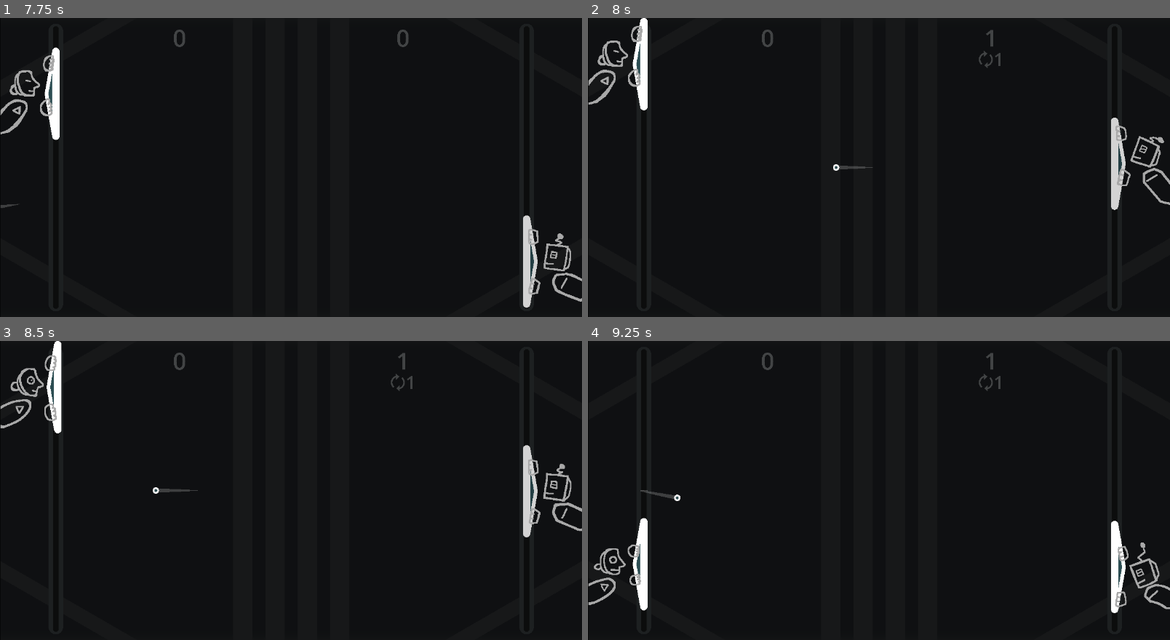
Above: before the commit, frames 1-4 (two rows, left to right).
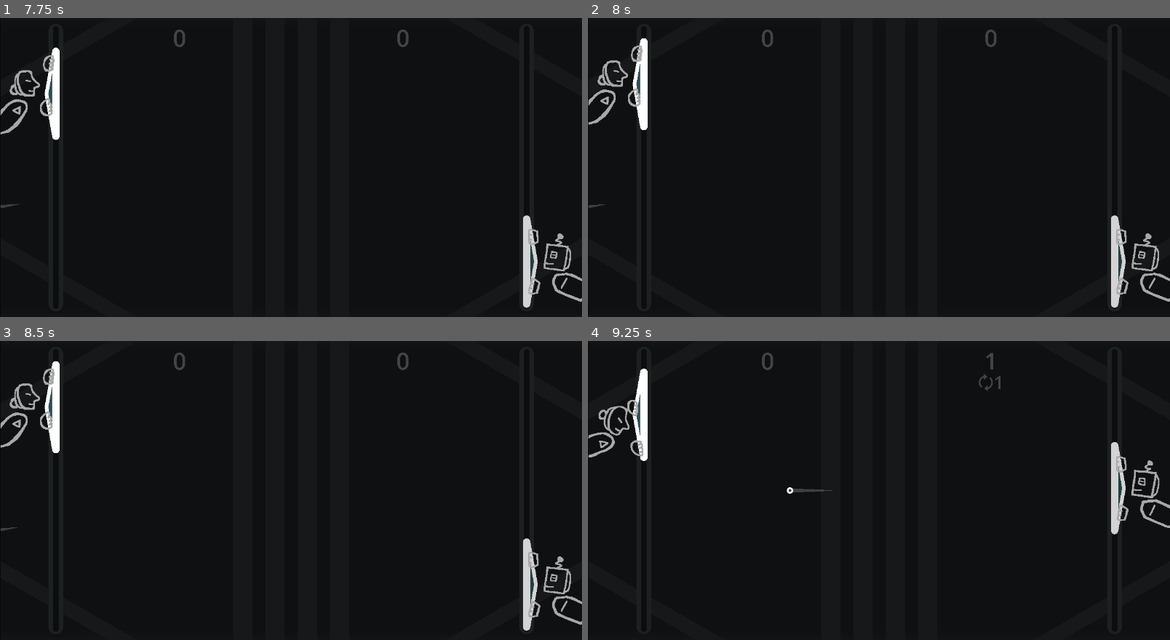
Above: after the commit, the same moments.

Repository: pixerhp/Pixers-Pong
Game: Godot game, scene res://scenes/topscenes/gameplay_topscene.tscn
The game is run twice, just before and just after one commit, with the same random seed, the same clock (stepped at 60 frames per second) and the same inputs.
Inputs (mouse positions are in pixels of both pictures, inside the frame that each line leads up to):
- Up to frame 1 (7.75 s): move the mouse to (419, 152) at 0.52 s; hold D (plr1_bump_right) 0.53-1.28 s; tap Shift (plr1_slow) at 0.6, 2.1, 3.6, 5.85, 7.35 s; click (419, 152) at 0.67 s; move the mouse to (174, 182) at 1.27 s; hold S (plr1_down) 1.28-2.03 s; tap Keypad 0 (plr2_slow) at 1.35, 2.85, 5.1, 6.6 s; move the mouse to (349, 101) at 2.02 s; hold D (plr1_bump_right) 2.03-2.78 s; move the mouse to (261, 227) at 2.77 s; hold W (plr1_up) 2.78-3.53 s; click (261, 227) at 2.92 s; move the mouse to (465, 212) at 3.52 s; hold A (plr1_bump_left) 3.53-4.25 s; tap Escape (pause_escape) at 4.15 s; click "RESUME" at 4.25 s; move the mouse to (116, 122) at 5.02 s; hold A (plr1_bump_left) 5.03-5.78 s; move the mouse to (320, 167) at 5.77 s; hold S (plr1_down) 5.78-6.53 s; click (320, 167) at 5.92 s; move the mouse to (203, 92) at 6.52 s; hold D (plr1_bump_right) 6.53-7.28 s; move the mouse to (419, 152) at 7.27 s; hold W (plr1_up) from 7.28 s (still down)
- Up to frame 2 (8 s): keep holding W (plr1_up)
- Up to frame 3 (8.5 s): move the mouse to (174, 505) at 8.02 s; release W (plr1_up) at 8.03 s; hold D (plr1_bump_right) from 8.03 s (still down); tap Keypad 0 (plr2_slow) at 8.1 s; click (174, 505) at 8.17 s
- Up to frame 4 (9.25 s): move the mouse to (937, 424) at 8.77 s; release D (plr1_bump_right) at 8.78 s; hold S (plr1_down) from 8.78 s (still down); tap Shift (plr1_slow) at 8.85 s

Frame 1 is identical in both runs. In frame 2, 3.3% of the frame differs, in the area x 0-100%, y 0-98%; in frame 3, 3.3%; in frame 4, 3.9%, in the area x 0-100%, y 9-91%.

Commit message:
Add initial winloss reserve infrastructure

Diff:
--- a/scripts/gameplay_script.gd
+++ b/scripts/gameplay_script.gd
@@ -12,6 +12,7 @@
 	if is_game_paused:
 		return
 	checkdo_first_serve()
+	checkdo_winloss_reserve()
 	if not should_handle_regular_gameplay():
 		return
 	handle_paddle_cpu(false, Globals.plr1_cpu_mode)
@@ -57,6 +58,7 @@
 	for i in range(balltrail_times.size()):
 		balltrail_times[i] += paused_duration
 	first_serve_start_time += paused_duration
+	winloss_reserve_start_time == paused_duration
 	total_paused_time += paused_duration
 	is_game_paused = false
 	%PauseMenuContainer.visible = false
@@ -291,26 +293,58 @@
 func handle_first_serve_p2_conclusion():
 	reset_referee()
 
+var winloss_reserve_ball_s_pos: Vector2 = Vector2()
+var winloss_reserve_lpad_s_pos: Vector2 = Vector2()
+var winloss_reserve_rpad_s_pos: Vector2 = Vector2()
+func initiate_winloss_reserve():
+	winloss_reserve_ball_s_pos = %Ball.position
+	winloss_reserve_lpad_s_pos = %LeftPaddle.position
+	winloss_reserve_rpad_s_pos = %RightPaddle.position
+	winloss_reserve_start_time = Time.get_ticks_msec()
+
+var winloss_reserve_start_time: int = -9999999
+func checkdo_winloss_reserve():
+	# Winloss reserve part 1 (plays up until when the ball starts moving):
+	var playthrough: float = proportion_from_range(Time.get_ticks_msec(),
+		winloss_reserve_start_time,
+		winloss_reserve_start_time + WINLOSS_RESERVE_P1_DURATION)
+	if is_in_range_f(playthrough, 0.0, 1.0):
+		winloss_reserve_p1_to_conclude = true
+		handle_winloss_reserve_p1_animation(playthrough)
+		return
+	if winloss_reserve_p1_to_conclude:
+		winloss_reserve_p1_to_conclude = false
+		handle_winloss_reserve_p1_conclusion()
+	# Winloss reserve part 2 (plays after the ball starts moving):
+	playthrough = proportion_from_range(Time.get_ticks_msec(),
+		winloss_reserve_start_time + WINLOSS_RESERVE_P1_DURATION,
+		winloss_reserve_start_time + WINLOSS_RESERVE_P1_DURATION + WINLOSS_RESERVE_P2_DURATION)
+	if is_in_range_f(playthrough, 0.0, 1.0):
+		winloss_reserve_p2_to_conclude = true
+		handle_winloss_reserve_p2_animation(playthrough)
+		return
+	if winloss_reserve_p2_to_conclude:
+		winloss_reserve_p2_to_conclude = false
+		handle_winloss_reserve_p2_conclusion()
+
 # !!! Note: plan is to make the scores opaque, scale them up and move them,
 # and rotate them back and forth slightly after a win/lose, and then transition them back to normal.
-var winloss_reserve_start_time: int = -9999999
-func checkdo_winloss_reserve():
-	pass
-
 const WINLOSS_RESERVE_P1_DURATION: int = 1000
 func handle_winloss_reserve_p1_animation(playthrough: float):
+	"playthrough"
 	pass
 
 var winloss_reserve_p1_to_conclude: bool = false
-func handle_winloss_reserve_p1_conclusion(playthrough: float):
+func handle_winloss_reserve_p1_conclusion():
 	pass
+	temptest_reserve_ball()
 
 const WINLOSS_RESERVE_P2_DURATION: int = 1000
 func handle_winloss_reserve_p2_animation(playthrough: float):
 	pass
 
 var winloss_reserve_p2_to_conclude: bool = false
-func handle_winloss_reserve_p2_conclusion(playthrough: float):
+func handle_winloss_reserve_p2_conclusion():
 	pass
 
 # [a temporary placeholder for re-serving the ball, has no animations or variation]
@@ -779,7 +813,7 @@
 			Globals.plr1_score += 1
 			Globals.plr1_streak += 1
 			Globals.plr2_streak = 0
-		temptest_reserve_ball()
+		initiate_winloss_reserve()
 	else:
 		# Ensure that the ball can never end up beyond a wall, in case of innacurate collision:
 		if ball_curr_position.y < BALL_Y_TOPLIMIT:
